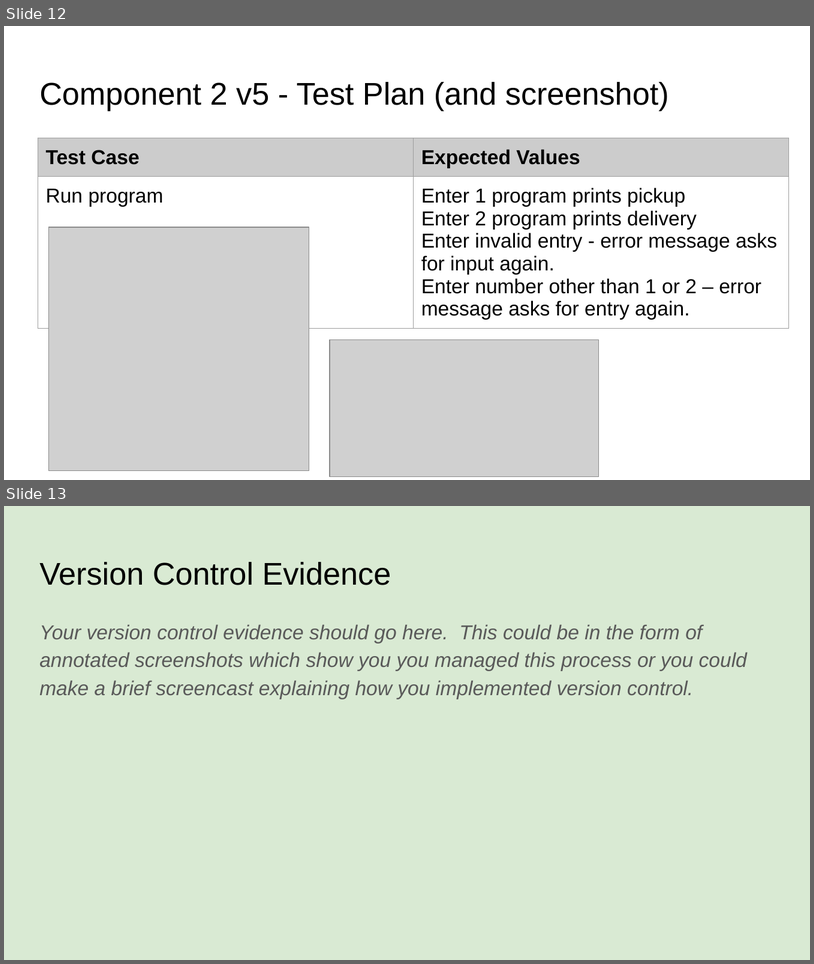
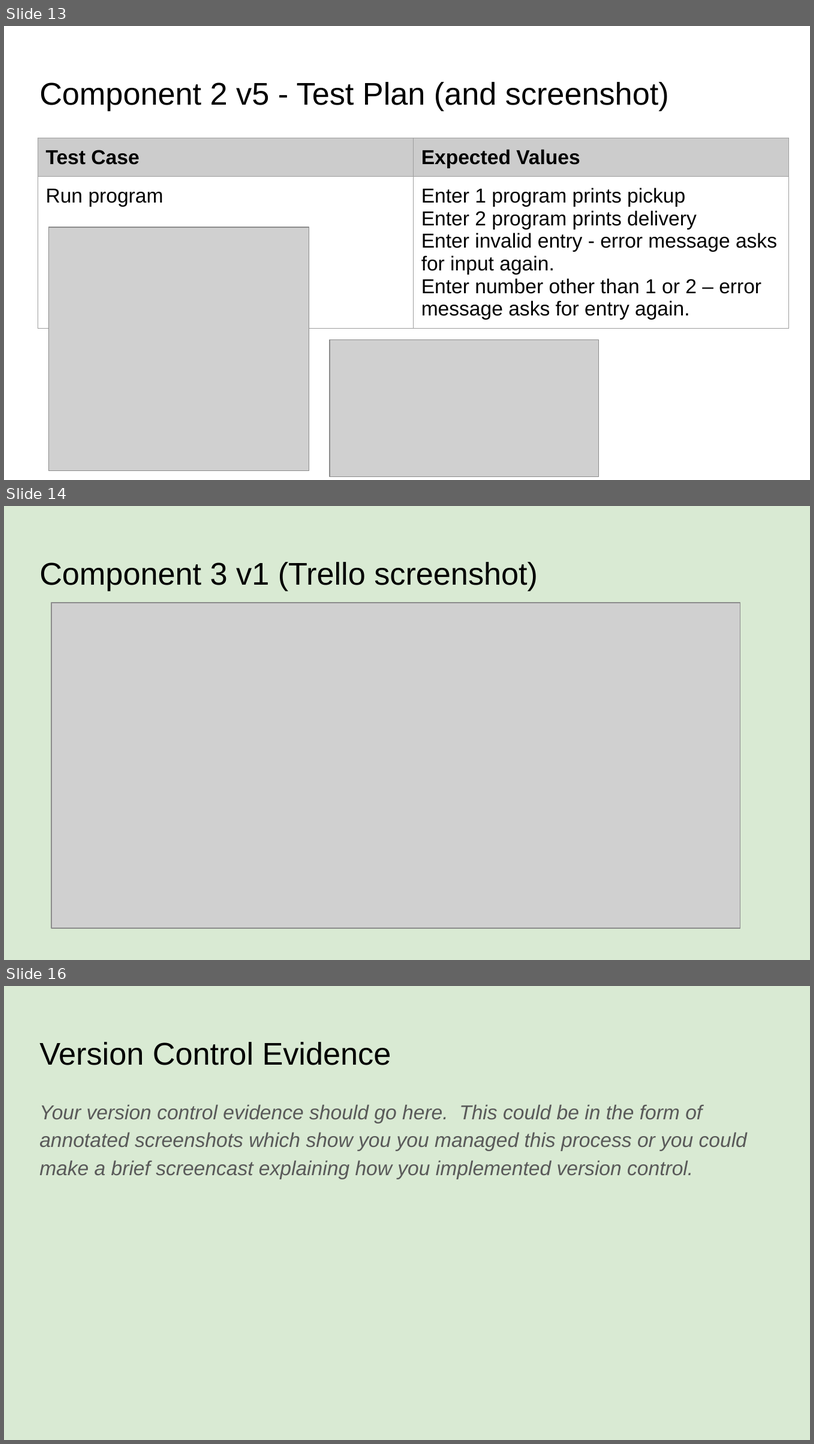
Before and after one commit to xkiio/desktop-tutorial, a slide deck: 022_91893+_+91897+Documentation.pptx. Shown one above the other, each under a label of ours: slides 12 and 13 before the commit, slides 13, 14 and 16 after it; the slides between them are not shown. The pictures are 814x964 and 814x1444 pixels, drawn with LibreOffice and Linux fonts; fonts in the diff are those of the drawing; grey boxes stand for pictures. Boxes give left, top, right and bottom in pixels: in the first picture for what was removed or moved away, otherwise in the second. Text is boxed around its words. In the diff, an @@ line names an element or a change of style, - is before the commit and + after.

```diff
--- a/022_91893+_+91897+Documentation.pptx
+++ b/022_91893+_+91897+Documentation.pptx
@@ slide 14 added at (4,506,810,960), background #D9EAD3 @@
@@ title added at (39,562,538,591), 28 pt, text #000000 @@
+Component 3 v1 (Trello screenshot)
@@ picture added at (51,603,741,928) @@
@@ what was slide 12 is now slide 13 @@
@@ what was slide 13 is now slide 16 @@
```
Also in this commit, not shown: 2 other slides added, 1 other file.
